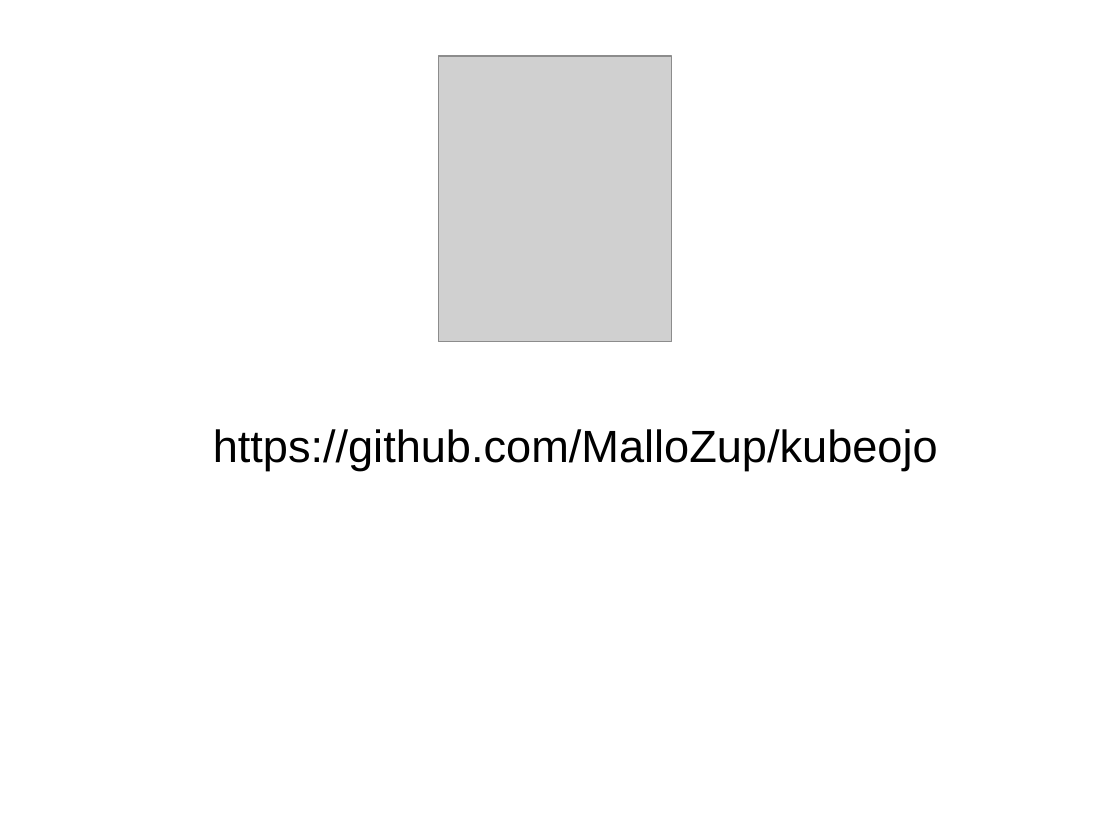
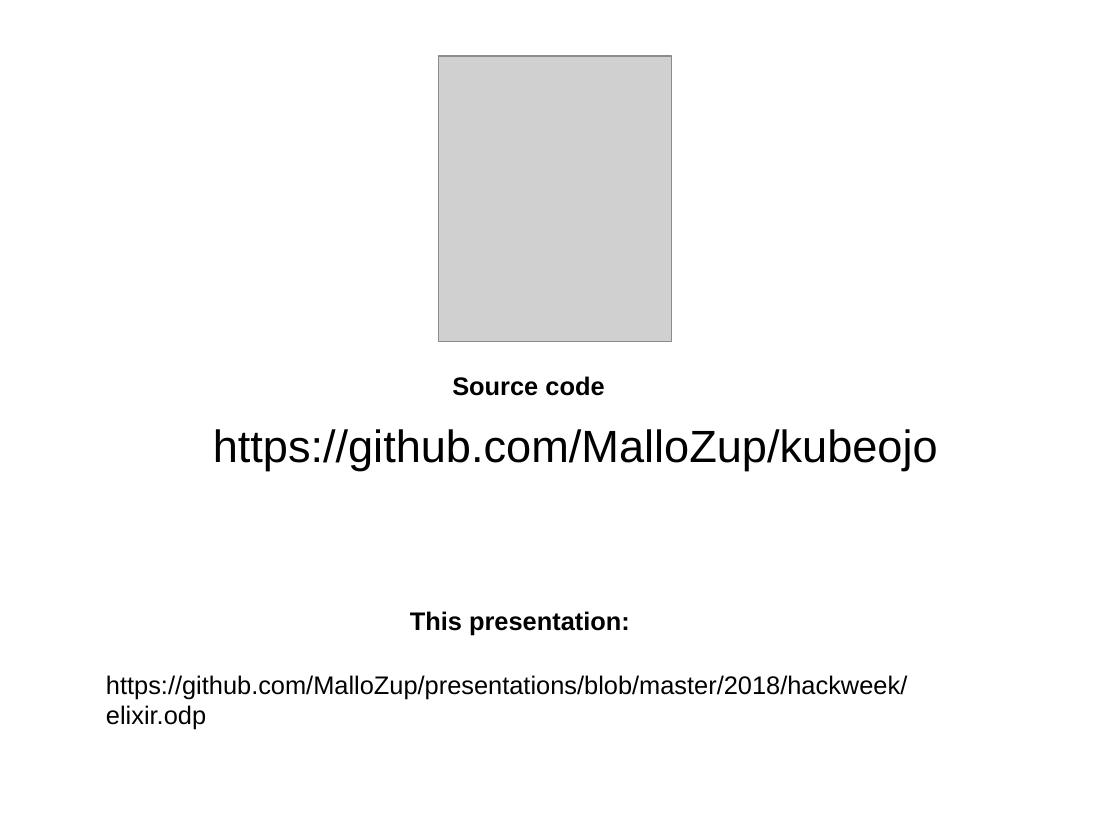
Before and after one commit to MalloZup/presentations, a slide deck: slide 1 of 2018/hackweek/elixir.odp. Drawn at 1120x840 pixels with LibreOffice and Linux fonts; fonts in the diff are those of the drawing; grey boxes stand for pictures. Boxes give left, top, right and bottom in pixels: in the first picture for what was removed or moved away, otherwise in the second. Text is boxed around its words. In the diff, an @@ line names an element or a change of style, - is before the commit and + after.

```diff
--- a/2018/hackweek/elixir.odp
+++ b/2018/hackweek/elixir.odp
@@ text added at (452,376,604,396), 18 pt, text #000000, bold @@
+Source code
@@ text added at (410,611,630,635), 18 pt, text #000000, bold @@
+This presentation:
@@ text added at (106,675,907,730), 18 pt, text #000000 @@
+https://github.com/MalloZup/presentations/blob/master/2018/hackweek/elixir.odp
```
Also in this commit, not shown: 1 other slide changed.
